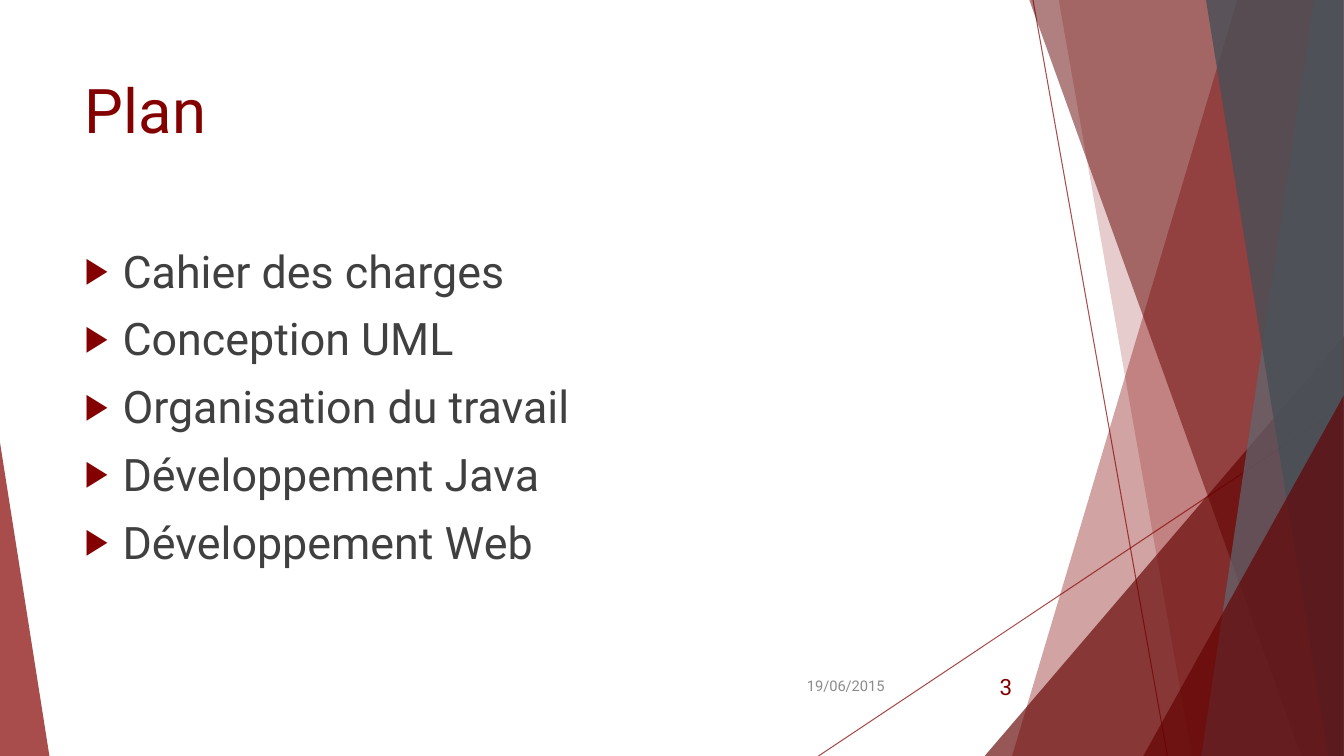
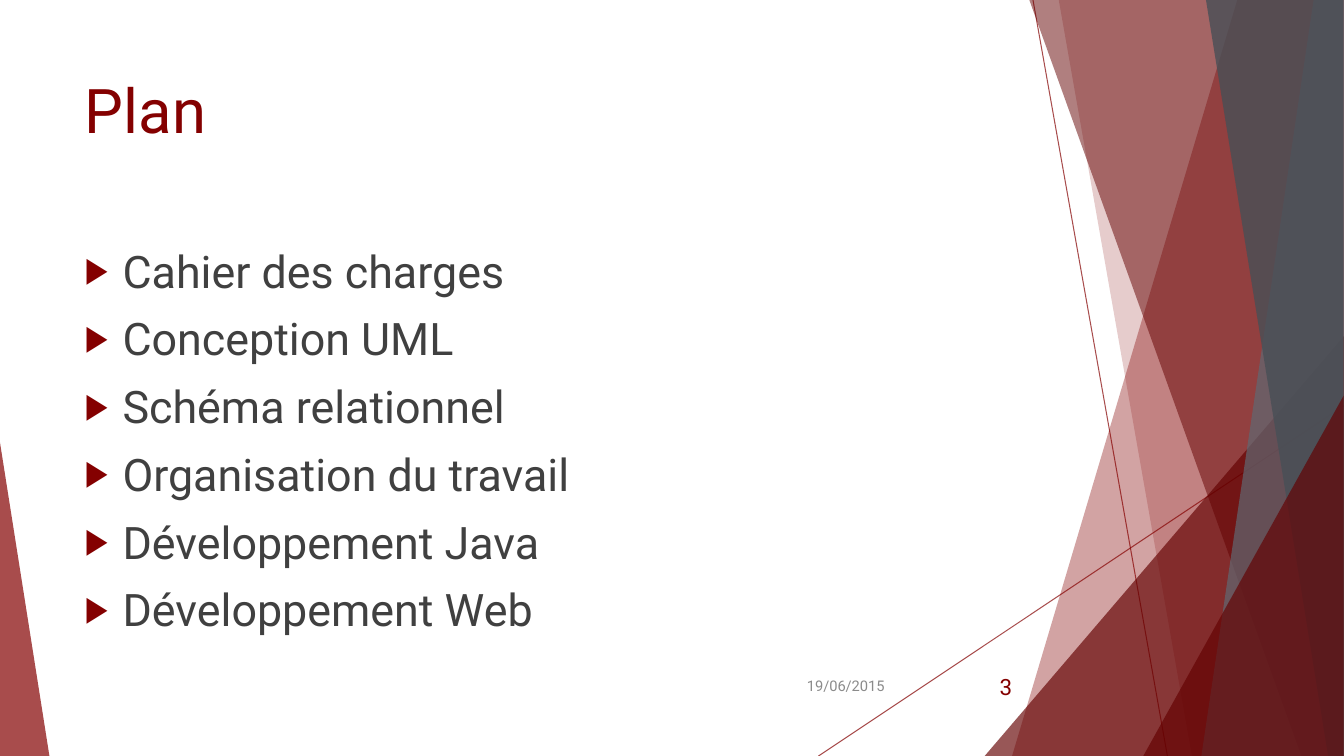
Before and after one commit to Tamaube/Projet-S4, a slide deck: slide 3 of Présentation.pptx. Drawn at 1344x756 pixels with LibreOffice and Linux fonts; fonts in the diff are those of the drawing. Boxes give left, top, right and bottom in pixels: in the first picture for what was removed or moved away, otherwise in the second. Text is boxed around its words. In the diff, an @@ line names an element or a change of style, - is before the commit and + after.

```diff
--- a/Présentation.pptx
+++ b/Présentation.pptx
@@ text at (x1=123, y1=389, x2=505, y2=424): paragraph added @@
+▶ Schéma relationnel
```
Also in this commit, not shown: 1 other slide changed, 3 slides added, 2 other files.
